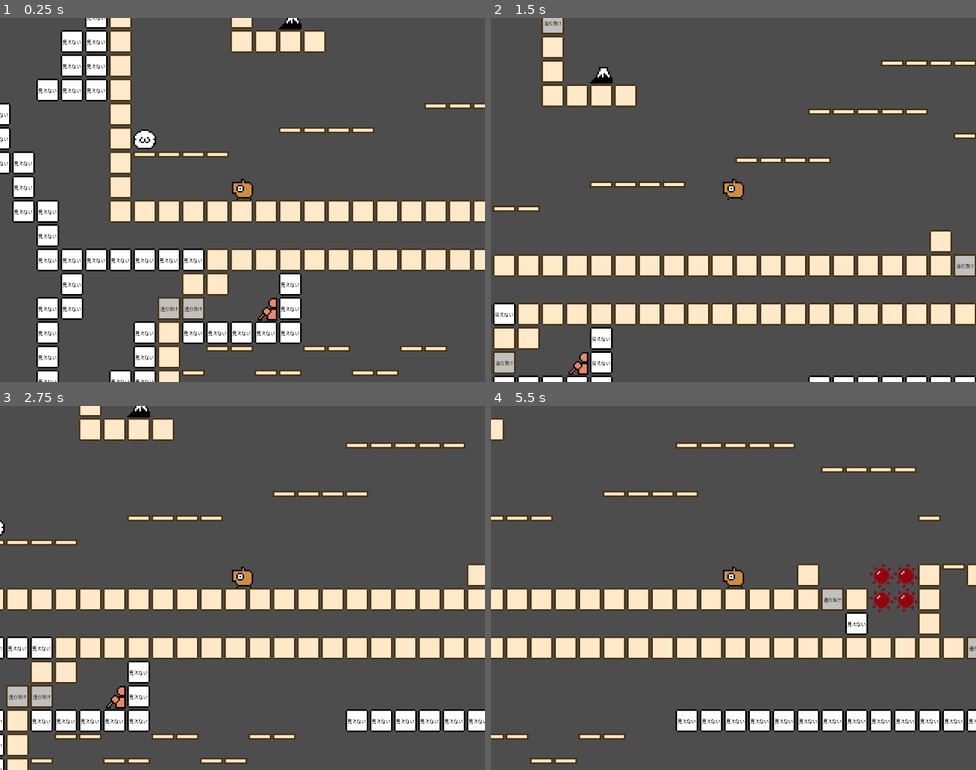
Above: before the commit, frames 1-4 (two rows, left to right).
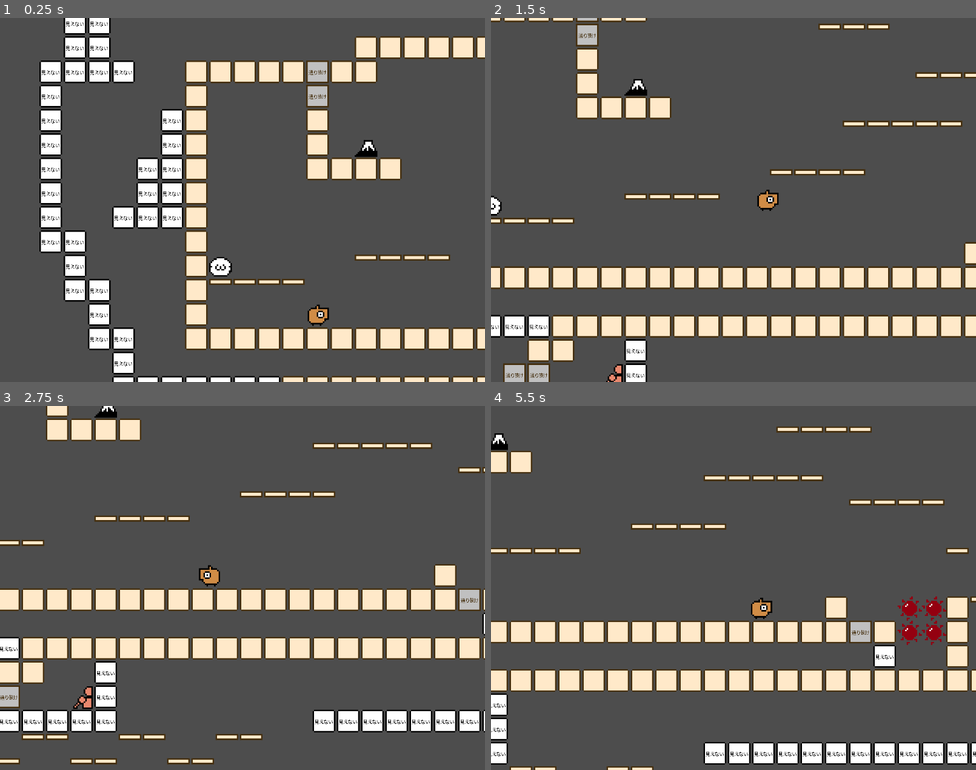
Above: after the commit, the same moments.

Repository: syun77/gd_ino
Game: Godot game, scene res://Main.tscn
The game is run twice, just before and just after one commit, with the same random seed, the same clock (stepped at 60 frames per second) and the same inputs.
Inputs:
- Up to frame 1 (0.25 s): no input
- Up to frame 2 (1.5 s): tap Enter (ui_accept) at 0.5, 0.77 s; hold Right (ui_right) from 0.53 s (still down)
- Up to frame 3 (2.75 s): tap Enter (ui_accept) at 1.52 s; release Right (ui_right) at 2.03 s; hold Left (ui_left) from 2.03 s (still down)
- Up to frame 4 (5.5 s): release Left (ui_left) at 2.78 s; hold Right (ui_right) 2.78-4.28 s; tap Enter (ui_accept) at 3.02, 3.77, 4.52 s; hold Left (ui_left) 4.28-5.03 s; hold Right (ui_right) from 5.03 s (still down)

The runs differ from the first frame. In frame 1, 42% of the frame differs, in the area x 0-100%, y 0-100%; in frame 2, 27%; in frame 3, 17%; in frame 4, 34%.

Commit message:
プレイヤーのアニメを実装

Diff:
--- a/gd_ino/Main.gd
+++ b/gd_ino/Main.gd
@@ -1,10 +1,30 @@
 extends Node2D
+# =================================
+# メインシーン.
+# =================================
 
+# ---------------------------------
+# onready.
+# ---------------------------------
 @onready var _player = $Player
 @onready var _camera = $Camera2D
 
+# ---------------------------------
+# private functions.
+# ---------------------------------
+## 開始.
 func _ready() -> void:
-	pass
+	# カメラをワープ.
+	_update_camera(true)
 
+## 更新.
 func _process(delta: float) -> void:
+	_update_camera(false)
+
+## カメラの位置を更新.
+func _update_camera(is_warp:bool) -> void:
+	if is_warp:
+		_camera.position_smoothing_enabled = false
 	_camera.position = _player.position
+	if is_warp:
+		_camera.position_smoothing_enabled = true
--- a/gd_ino/Main.tscn
+++ b/gd_ino/Main.tscn
@@ -16,3 +16,4 @@
 position = Vector2(736, 1088)
 
 [node name="Camera2D" type="Camera2D" parent="."]
+position_smoothing_enabled = true
--- a/gd_ino/assets/tiles/tile_set.tres
+++ b/gd_ino/assets/tiles/tile_set.tres
@@ -7,39 +7,23 @@
 texture_region_size = Vector2i(64, 64)
 1:0/animation_columns = 1
 1:0/animation_speed = 4.0
-1:0/animation_frame_0/duration = 1.0
-1:0/animation_frame_1/duration = 1.0
-1:0/animation_frame_2/duration = 1.0
-1:0/animation_frame_3/duration = 1.0
 1:0/0 = 0
 1:0/0/physics_layer_0/linear_velocity = Vector2(0, 0)
 1:0/0/physics_layer_0/angular_velocity = 0.0
 1:0/0/physics_layer_0/polygon_0/points = PackedVector2Array(-32, -32, 28, -32, 28, 28, -32, 28)
 2:0/animation_columns = 1
 2:0/animation_speed = 4.0
-2:0/animation_frame_0/duration = 1.0
-2:0/animation_frame_1/duration = 1.0
-2:0/animation_frame_2/duration = 1.0
-2:0/animation_frame_3/duration = 1.0
 2:0/0 = 0
 2:0/0/physics_layer_0/linear_velocity = Vector2(0, 0)
 2:0/0/physics_layer_0/angular_velocity = 0.0
 2:0/0/physics_layer_0/polygon_0/points = PackedVector2Array(-32, -32, 28, -32, 28, 28, -32, 28)
 3:0/animation_columns = 1
 3:0/animation_speed = 4.0
-3:0/animation_frame_0/duration = 1.0
-3:0/animation_frame_1/duration = 1.0
-3:0/animation_frame_2/duration = 1.0
-3:0/animation_frame_3/duration = 1.0
 3:0/0 = 0
 3:0/0/physics_layer_0/linear_velocity = Vector2(0, 0)
 3:0/0/physics_layer_0/angular_velocity = 0.0
 4:0/animation_columns = 1
 4:0/animation_speed = 4.0
-4:0/animation_frame_0/duration = 1.0
-4:0/animation_frame_1/duration = 1.0
-4:0/animation_frame_2/duration = 1.0
-4:0/animation_frame_3/duration = 1.0
 4:0/0 = 0
 4:0/0/physics_layer_0/linear_velocity = Vector2(0, 0)
 4:0/0/physics_layer_0/angular_velocity = 0.0
@@ -87,10 +71,6 @@
 8:0/0/physics_layer_0/polygon_0/points = PackedVector2Array(-32, -32, 28, -32, 28, 28, -32, 28)
 9:0/animation_columns = 1
 9:0/animation_speed = 4.0
-9:0/animation_frame_0/duration = 1.0
-9:0/animation_frame_1/duration = 1.0
-9:0/animation_frame_2/duration = 1.0
-9:0/animation_frame_3/duration = 1.0
 9:0/0 = 0
 9:0/0/physics_layer_0/linear_velocity = Vector2(0, 0)
 9:0/0/physics_layer_0/angular_velocity = 0.0
--- a/gd_ino/project.godot
+++ b/gd_ino/project.godot
@@ -29,10 +29,7 @@
 
 2d_physics/layer_1="Player"
 2d_physics/layer_2="Wall"
-
-[physics]
-
-2d/default_gravity=1960.0
+2d_physics/layer_3="One Way"
 
 [rendering]
 
--- a/gd_ino/src/common/Config.gd
+++ b/gd_ino/src/common/Config.gd
@@ -1,9 +1,14 @@
 extends Resource
-
+# =================================
+# config.tres にアタッチするスクリプト.
+# =================================
 class_name Config
 
-# プレイヤー.
+# ---------------------------------
+@export_category("プレイヤー")
 ## 移動速度.
 @export var move_speed = 500.0
 ## ジャンプ力.
 @export var jump_velocity = 900.0
+## 重力加速度.
+@export var gravity = 1960.0
--- a/gd_ino/src/player/Player.gd
+++ b/gd_ino/src/player/Player.gd
@@ -1,15 +1,40 @@
 extends CharacterBody2D
+# =================================
+# プレイヤー.
+# =================================
+class_name Player
+# ---------------------------------
+# const.
+# ---------------------------------
+var ANIM_NORMAL_TBL = [0, 1]
+var ANIM_DEAD_TBL = []
 
+# ---------------------------------
+# onready.
+# ---------------------------------
+## 設定ファイル.
 @onready var _config:Config = preload("res://assets/config.tres")
+## Sprite.
+@onready var _spr = $Sprite
 
-# プロジェクト設定から重力値を取得する.
-var gravity: int = ProjectSettings.get_setting("physics/2d/default_gravity")
+# ---------------------------------
+# var.
+# ---------------------------------
+## アニメーション用タイマー.
+var _timer_anim = 0.0
+## 左向きかどうか.
+var _is_left = true
 
+# ---------------------------------
+# private functions.
+# ---------------------------------
 ## 更新.
 func _physics_process(delta: float) -> void:
+	_timer_anim += delta
+
 	# 着地していなければ重力を加算.
 	if not is_on_floor():
-		velocity.y += gravity * delta
+		velocity.y += _config.gravity * delta
 
 	# ジャンプ.
 	if Input.is_action_just_pressed("ui_accept") and is_on_floor():
@@ -18,8 +43,16 @@
 	# 左右で移動.
 	var direction := Input.get_axis("ui_left", "ui_right")
 	if direction:
+		_is_left = (direction > 0.0)
 		velocity.x = direction * _config.move_speed
 	else:
 		velocity.x = move_toward(velocity.x, 0, _config.move_speed)
+	_spr.flip_h = _is_left
+	_spr.frame = _get_anim()
 
 	move_and_slide()
+
+## アニメーションフレーム番号を取得する.
+func _get_anim() -> int:
+	var t = int(_timer_anim * 8)
+	return ANIM_NORMAL_TBL[t%2]
--- a/gd_ino/src/player/Player.tscn
+++ b/gd_ino/src/player/Player.tscn
@@ -15,7 +15,6 @@
 texture = ExtResource("1_4u15n")
 hframes = 6
 vframes = 4
-metadata/_edit_lock_ = true
 
 [node name="CollisionShape2D" type="CollisionShape2D" parent="."]
 position = Vector2(0, -24)
